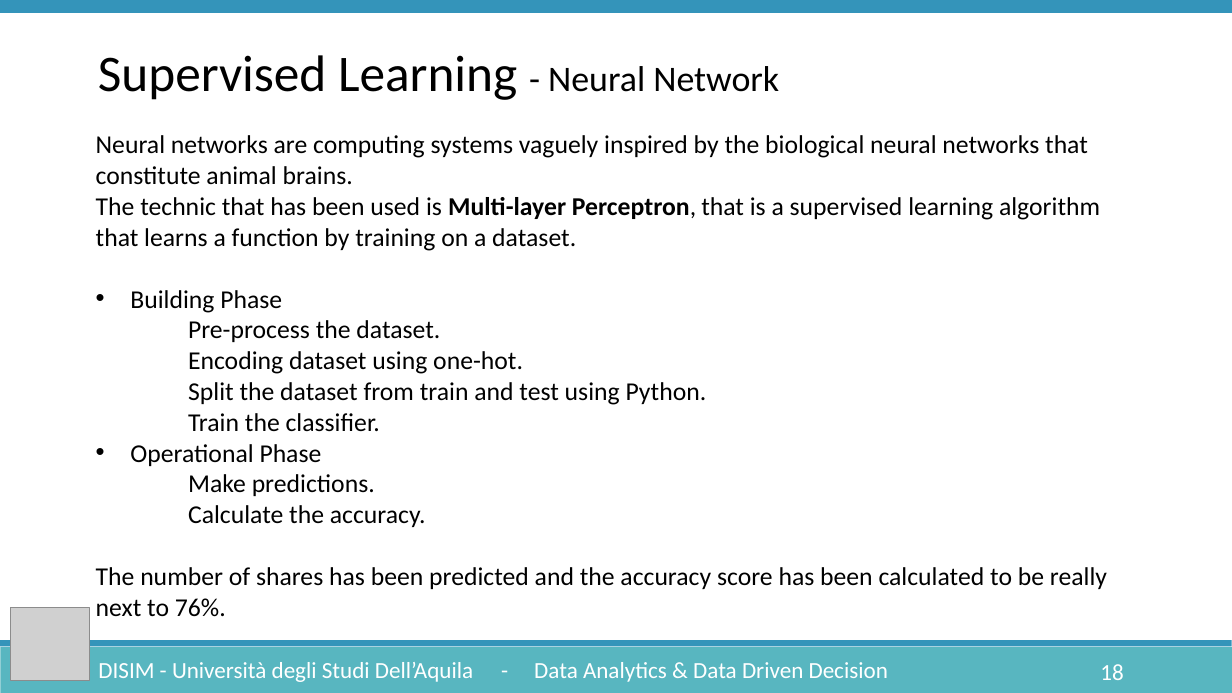
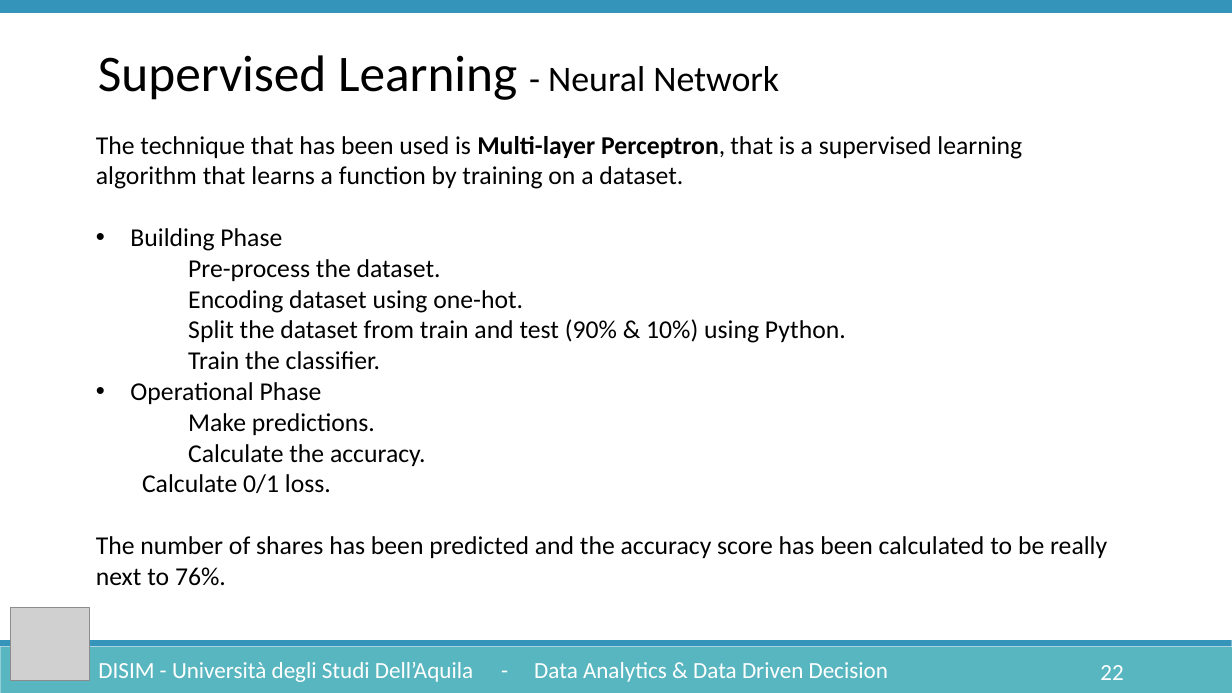
Before and after one commit to Lucgril/Data_Analytics, a slide deck: slide 22 of Documentation/DataAnalytics.pptx (slide 18 before the commit). Drawn at 1232x693 pixels with LibreOffice and Linux fonts; fonts in the diff are those of the drawing; grey boxes stand for pictures. Boxes give left, top, right and bottom in pixels: in the first picture for what was removed or moved away, otherwise in the second. Text is boxed around its words. In the diff, an @@ line names an element or a change of style, - is before the commit and + after.

```diff
--- a/Documentation/DataAnalytics.pptx
+++ b/Documentation/DataAnalytics.pptx
@@ text at bbox=[96, 136, 1022, 189]: text changed @@
-Neural networks are computing systems vaguely inspired by the biological neural networks that constitute animal brains.
-The technic that has been used is Multi-layer Perceptron, that is a supervised learning algorithm that learns a function by training on a dataset.
+The technique that has been used is Multi-layer Perceptron, that is a supervised learning algorithm that learns a function by training on a dataset.
@@ text at bbox=[188, 319, 846, 343]: text changed @@
-  Split the dataset from train and test using Python.
+  Split the dataset from train and test (90% & 10%) using Python.
@@ text at bbox=[142, 474, 331, 493]: paragraph added @@
+  Calculate 0/1 loss.
@@ page number at bbox=[1100, 665, 1123, 680]: text changed @@
-18
+22
```
Also in this commit, not shown: 10 other slides changed, 5 slides added, 1 slide removed.
